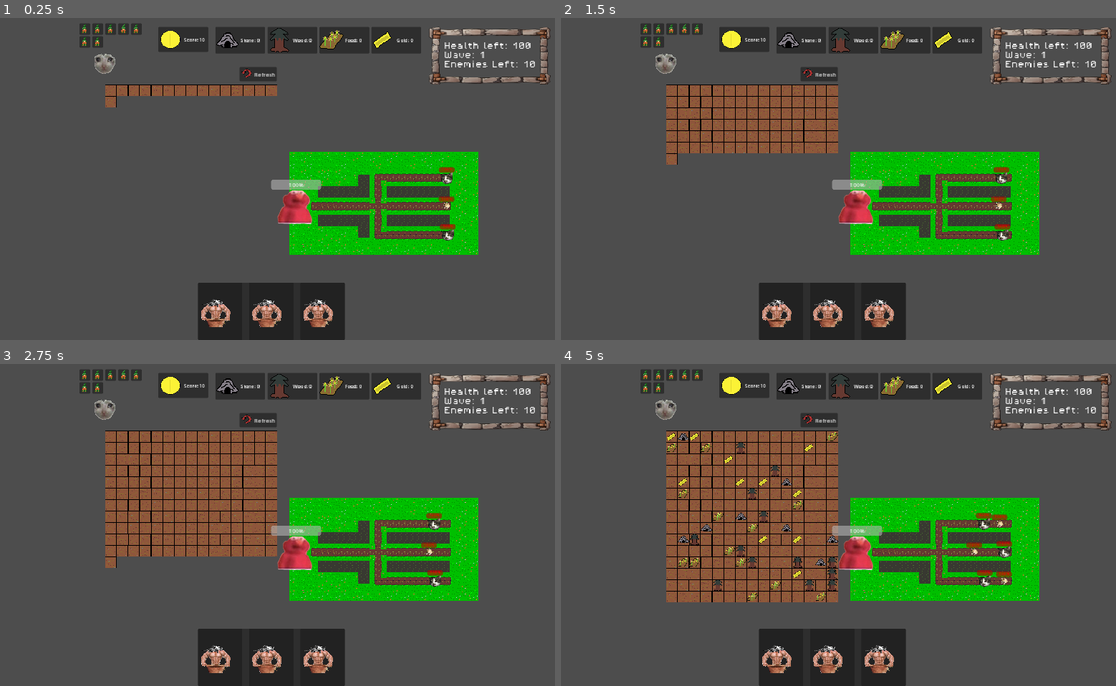
Above: before the commit, frames 1-4 (two rows, left to right).
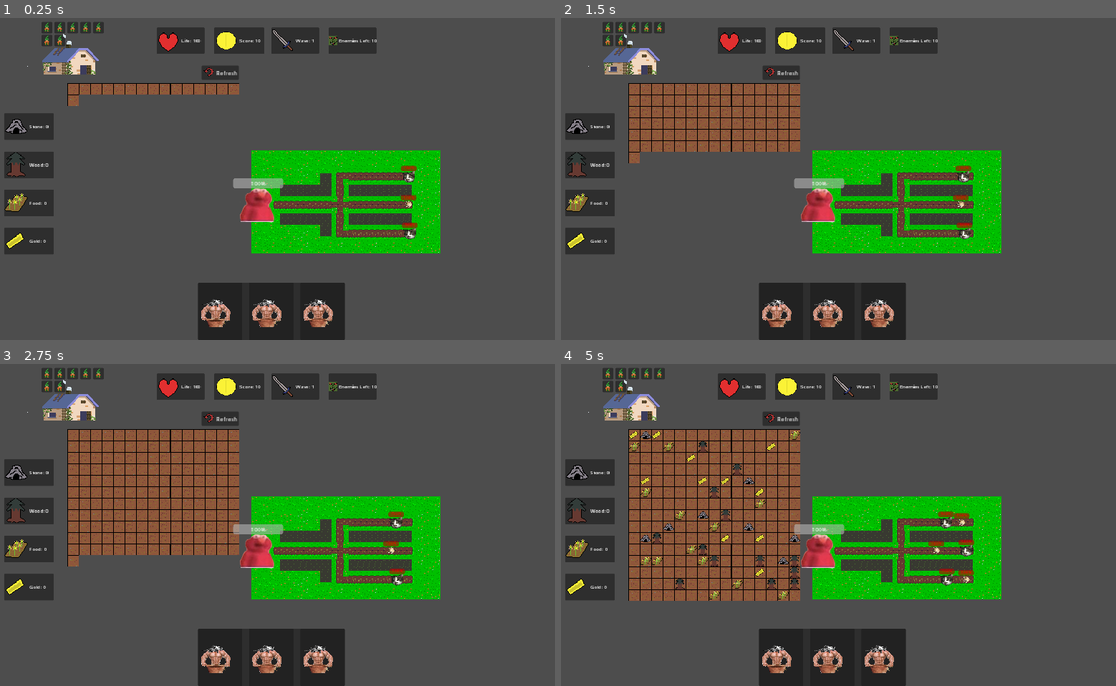
Above: after the commit, the same moments.

Repository: ConstantinBalan/2D_TowerDefense
Game: Godot game, scene res://Scenes/Levels/PlayableLevels/level1.tscn
The game is run twice, just before and just after one commit, with the same random seed, the same clock (stepped at 60 frames per second) and the same inputs. This scene is started directly instead of the project's main scene.
Inputs (mouse positions are in pixels of both pictures, inside the frame that each line leads up to):
- Up to frame 1 (0.25 s): no input
- Up to frame 2 (1.5 s): tap Enter (ui_accept) at 0.5, 0.77 s; move the mouse to (960, 162) at 0.52 s; hold D (MoveRight) 0.53-1.25 s; click (960, 162) at 0.67 s; drag from (716, 195) to (855, 207) at 1.27 s
- Up to frame 3 (2.75 s): move the mouse to (327, 454) at 2.02 s; hold D (MoveRight) from 2.03 s (still down)
- Up to frame 4 (5 s): release D (MoveRight) at 2.75 s; drag from (805, 589) to (660, 476) at 2.77 s; move the mouse to (1005, 573) at 3.52 s; hold A (MoveLeft) 3.53-4.25 s; tap Enter (ui_accept) at 3.77 s; drag from (660, 476) to (855, 553) at 4.27 s

The runs differ from the first frame. In frame 1, 18% of the frame differs, in the area x 0-100%, y 1-74%; in frame 2, 22%; in frame 3, 26%; in frame 4, 29%.

Commit message:
Added resource UI and gatherer animations

Diff:
--- a/Scenes/Levels/PlayableLevels/level1.tscn
+++ b/Scenes/Levels/PlayableLevels/level1.tscn
@@ -1,10 +1,13 @@
-[gd_scene load_steps=23 format=3 uid="uid://didfb68gd710c"]
+[gd_scene load_steps=26 format=3 uid="uid://didfb68gd710c"]
 
 [ext_resource type="Script" path="res://Scripts/game.gd" id="1_vv1fx"]
 [ext_resource type="Texture2D" uid="uid://ctwwi2rat0lag" path="res://Assets/coin.png" id="2_81lmw"]
+[ext_resource type="Texture2D" uid="uid://cwe2dfoiocykc" path="res://Assets/heart.png" id="3_2i8sw"]
 [ext_resource type="Theme" uid="uid://eo2yt6tnyxbn" path="res://Themes/UI_Theme.tres" id="3_ykl4f"]
 [ext_resource type="PackedScene" uid="uid://do1jb8s08qoeo" path="res://Scenes/UI/BuildTowerButton.tscn" id="4_07sth"]
+[ext_resource type="Texture2D" uid="uid://cdb2r7kly8gfq" path="res://Assets/sword.png" id="4_lj0tw"]
 [ext_resource type="PackedScene" uid="uid://ge5q21mo0e6p" path="res://Scenes/UI/pause_menu.tscn" id="5_ks13e"]
+[ext_resource type="Texture2D" uid="uid://uy2cnuntuyhm" path="res://Assets/enemies.png" id="5_yr2kl"]
 [ext_resource type="Texture2D" uid="uid://brfip5pr3myj5" path="res://Assets/grass_spritesheet.png" id="6_1l28y"]
 [ext_resource type="Texture2D" uid="uid://gx3vpcn0p7d6" path="res://Assets/Resourcetilemap.png" id="6_vhkig"]
 [ext_resource type="PackedScene" uid="uid://cqrbxh3rh0crp" path="res://Scenes/home_base.tscn" id="7_w246s"]
@@ -128,14 +131,52 @@
 
 [node name="GameUI" type="CanvasLayer" parent="."]
 
+[node name="LifeContainer" type="PanelContainer" parent="GameUI"]
+anchors_preset = -1
+anchor_left = 0.202
+anchor_right = 0.202
+offset_left = 188.16
+offset_top = 32.0
+offset_right = 348.16
+offset_bottom = 120.0
+grow_horizontal = 2
+size_flags_horizontal = 4
+
+[node name="HBoxContainer" type="HBoxContainer" parent="GameUI/LifeContainer"]
+layout_mode = 2
+
+[node name="VBoxContainer" type="VBoxContainer" parent="GameUI/LifeContainer/HBoxContainer"]
+layout_mode = 2
+size_flags_horizontal = 3
+
+[node name="Control" type="Control" parent="GameUI/LifeContainer/HBoxContainer/VBoxContainer"]
+layout_mode = 2
+size_flags_vertical = 3
+
+[node name="LifeImage" type="TextureRect" parent="GameUI/LifeContainer/HBoxContainer/VBoxContainer"]
+layout_mode = 2
+texture = ExtResource("3_2i8sw")
+expand_mode = 4
+
+[node name="Control2" type="Control" parent="GameUI/LifeContainer/HBoxContainer/VBoxContainer"]
+layout_mode = 2
+size_flags_vertical = 3
+
+[node name="LifeAmountLabel" type="Label" parent="GameUI/LifeContainer/HBoxContainer"]
+unique_name_in_owner = true
+layout_mode = 2
+size_flags_horizontal = 3
+text = "Life:"
+vertical_alignment = 1
+
 [node name="CoinContainer" type="PanelContainer" parent="GameUI"]
 anchors_preset = -1
 anchor_left = 0.202
 anchor_right = 0.202
-offset_left = 193.16
-offset_top = 30.0
-offset_right = 360.16
-offset_bottom = 114.0
+offset_left = 380.16
+offset_top = 32.0
+offset_right = 548.16
+offset_bottom = 120.0
 grow_horizontal = 2
 size_flags_horizontal = 4
 
@@ -165,53 +206,130 @@
 text = "Coins:"
 vertical_alignment = 1
 
-[node name="StoneContainer" type="PanelContainer" parent="GameUI"]
+[node name="WaveContainer" type="PanelContainer" parent="GameUI"]
 anchors_preset = -1
 anchor_left = 0.202
 anchor_right = 0.202
-offset_left = 384.16
-offset_top = 30.0
-offset_right = 551.16
-offset_bottom = 114.0
+offset_left = 572.16
+offset_top = 32.0
+offset_right = 732.16
+offset_bottom = 120.0
 grow_horizontal = 2
 size_flags_horizontal = 4
 
-[node name="HBoxContainer" type="HBoxContainer" parent="GameUI/StoneContainer"]
-layout_mode = 2
-
-[node name="VBoxContainer" type="VBoxContainer" parent="GameUI/StoneContainer/HBoxContainer"]
-layout_mode = 2
-size_flags_horizontal = 3
-
-[node name="Control" type="Control" parent="GameUI/StoneContainer/HBoxContainer/VBoxContainer"]
-layout_mode = 2
-size_flags_vertical = 3
-
-[node name="StoneImage" type="TextureRect" parent="GameUI/StoneContainer/HBoxContainer/VBoxContainer"]
-layout_mode = 2
-texture = SubResource("AtlasTexture_s341g")
+[node name="HBoxContainer" type="HBoxContainer" parent="GameUI/WaveContainer"]
+layout_mode = 2
+
+[node name="VBoxContainer" type="VBoxContainer" parent="GameUI/WaveContainer/HBoxContainer"]
+layout_mode = 2
+size_flags_horizontal = 3
+
+[node name="Control" type="Control" parent="GameUI/WaveContainer/HBoxContainer/VBoxContainer"]
+layout_mode = 2
+size_flags_vertical = 3
+
+[node name="WaveImage" type="TextureRect" parent="GameUI/WaveContainer/HBoxContainer/VBoxContainer"]
+layout_mode = 2
+texture = ExtResource("4_lj0tw")
 expand_mode = 4
 
-[node name="Control2" type="Control" parent="GameUI/StoneContainer/HBoxContainer/VBoxContainer"]
-layout_mode = 2
-size_flags_vertical = 3
-
-[node name="StoneAmountLabel" type="Label" parent="GameUI/StoneContainer/HBoxContainer"]
-unique_name_in_owner = true
-layout_mode = 2
-size_flags_horizontal = 3
-text = "Stone:"
-vertical_alignment = 1
-
-[node name="WoodContainer" type="PanelContainer" parent="GameUI"]
+[node name="Control2" type="Control" parent="GameUI/WaveContainer/HBoxContainer/VBoxContainer"]
+layout_mode = 2
+size_flags_vertical = 3
+
+[node name="WaveAmountLabel" type="Label" parent="GameUI/WaveContainer/HBoxContainer"]
+unique_name_in_owner = true
+layout_mode = 2
+size_flags_horizontal = 3
+text = "Waves:"
+vertical_alignment = 1
+
+[node name="EnemiesLeftContainer" type="PanelContainer" parent="GameUI"]
 anchors_preset = -1
 anchor_left = 0.202
 anchor_right = 0.202
-offset_left = 559.16
-offset_top = 30.0
-offset_right = 726.16
-offset_bottom = 119.0
+offset_left = 764.16
+offset_top = 32.0
+offset_right = 924.16
+offset_bottom = 120.0
 grow_horizontal = 2
+size_flags_horizontal = 4
+
+[node name="HBoxContainer" type="HBoxContainer" parent="GameUI/EnemiesLeftContainer"]
+layout_mode = 2
+
+[node name="VBoxContainer" type="VBoxContainer" parent="GameUI/EnemiesLeftContainer/HBoxContainer"]
+layout_mode = 2
+size_flags_horizontal = 3
+
+[node name="Control" type="Control" parent="GameUI/EnemiesLeftContainer/HBoxContainer/VBoxContainer"]
+layout_mode = 2
+size_flags_vertical = 3
+
+[node name="EnemiesLeftImage" type="TextureRect" parent="GameUI/EnemiesLeftContainer/HBoxContainer/VBoxContainer"]
+layout_mode = 2
+texture = ExtResource("5_yr2kl")
+expand_mode = 4
+
+[node name="Control2" type="Control" parent="GameUI/EnemiesLeftContainer/HBoxContainer/VBoxContainer"]
+layout_mode = 2
+size_flags_vertical = 3
+
+[node name="EnemiesLeftAmountLabel" type="Label" parent="GameUI/EnemiesLeftContainer/HBoxContainer"]
+unique_name_in_owner = true
+layout_mode = 2
+size_flags_horizontal = 3
+text = "Enemies
+Left:"
+vertical_alignment = 1
+
+[node name="StoneContainer" type="PanelContainer" parent="GameUI"]
+anchors_preset = 4
+anchor_top = 0.5
+anchor_bottom = 0.5
+offset_left = 64.0
+offset_top = -220.0
+offset_right = 231.0
+offset_bottom = -131.0
+grow_vertical = 2
+size_flags_horizontal = 4
+
+[node name="HBoxContainer" type="HBoxContainer" parent="GameUI/StoneContainer"]
+layout_mode = 2
+
+[node name="VBoxContainer" type="VBoxContainer" parent="GameUI/StoneContainer/HBoxContainer"]
+layout_mode = 2
+size_flags_horizontal = 3
+
+[node name="Control" type="Control" parent="GameUI/StoneContainer/HBoxContainer/VBoxContainer"]
+layout_mode = 2
+size_flags_vertical = 3
+
+[node name="StoneImage" type="TextureRect" parent="GameUI/StoneContainer/HBoxContainer/VBoxContainer"]
+layout_mode = 2
+texture = SubResource("AtlasTexture_s341g")
+expand_mode = 4
+
+[node name="Control2" type="Control" parent="GameUI/StoneContainer/HBoxContainer/VBoxContainer"]
+layout_mode = 2
+size_flags_vertical = 3
+
+[node name="StoneAmountLabel" type="Label" parent="GameUI/StoneContainer/HBoxContainer"]
+unique_name_in_owner = true
+layout_mode = 2
+size_flags_horizontal = 3
+text = "Stone:"
+vertical_alignment = 1
+
+[node name="WoodContainer" type="PanelContainer" parent="GameUI"]
+anchors_preset = 4
+anchor_top = 0.5
+anchor_bottom = 0.5
+offset_left = 64.0
+offset_top = -92.0
+offset_right = 231.0
+offset_bottom = -3.0
+grow_vertical = 2
 size_flags_horizontal = 4
 
 [node name="HBoxContainer" type="HBoxContainer" parent="GameUI/WoodContainer"]
@@ -242,14 +360,14 @@
 vertical_alignment = 1
 
 [node name="FoodContainer" type="PanelContainer" parent="GameUI"]
-anchors_preset = -1
-anchor_left = 0.202
-anchor_right = 0.202
-offset_left = 733.16
-offset_top = 30.0
-offset_right = 900.16
-offset_bottom = 119.0
-grow_horizontal = 2
+anchors_preset = 4
+anchor_top = 0.5
+anchor_bottom = 0.5
+offset_left = 64.0
+offset_top = 36.0
+offset_right = 231.0
+offset_bottom = 125.0
+grow_vertical = 2
 size_flags_horizontal = 4
 
 [node name="HBoxContainer" type="HBoxContainer" parent="GameUI/FoodContainer"]
@@ -280,14 +398,14 @@
 vertical_alignment = 1
 
 [node name="GoldContainer" type="PanelContainer" parent="GameUI"]
-anchors_preset = -1
-anchor_left = 0.202
-anchor_right = 0.202
-offset_left = 907.16
-offset_top = 30.0
-offset_right = 1074.16
-offset_bottom = 119.0
-grow_horizontal = 2
+anchors_preset = 4
+anchor_top = 0.5
+anchor_bottom = 0.5
+offset_left = 64.0
+offset_top = 164.0
+offset_right = 231.0
+offset_bottom = 253.0
+grow_vertical = 2
 size_flags_horizontal = 4
 
 [node name="HBoxContainer" type="HBoxContainer" parent="GameUI/GoldContainer"]
@@ -318,6 +436,7 @@
 vertical_alignment = 1
 
 [node name="GameInfoContainer" type="PanelContainer" parent="GameUI"]
+visible = false
 anchors_preset = 1
 anchor_left = 1.0
 anchor_right = 1.0
@@ -509,16 +628,16 @@
 [node name="Towers" type="Node2D" parent="."]
 
 [node name="Camera2D" type="Camera2D" parent="."]
-position = Vector2(-274, -84)
+position = Vector2(-168, -80)
 zoom = Vector2(1.2, 1.2)
 
 [connection signal="died_to_base" from="HomeBase" to="." method="decrement_enemies_left"]
+[connection signal="enemy_died" from="Paths/TopPath" to="." method="decrement_enemies_left"]
 [connection signal="enemy_died" from="Paths/TopPath" to="." method="on_enemy_died"]
-[connection signal="enemy_died" from="Paths/TopPath" to="." method="decrement_enemies_left"]
 [connection signal="enemy_spawned" from="Paths/TopPath" to="." method="add_to_spawned_wave"]
+[connection signal="enemy_died" from="Paths/BottomPath" to="." method="decrement_enemies_left"]
 [connection signal="enemy_died" from="Paths/BottomPath" to="." method="on_enemy_died"]
-[connection signal="enemy_died" from="Paths/BottomPath" to="." method="decrement_enemies_left"]
 [connection signal="enemy_spawned" from="Paths/BottomPath" to="." method="add_to_spawned_wave"]
+[connection signal="enemy_died" from="Paths/MiddlePath" to="." method="decrement_enemies_left"]
 [connection signal="enemy_died" from="Paths/MiddlePath" to="." method="on_enemy_died"]
-[connection signal="enemy_died" from="Paths/MiddlePath" to="." method="decrement_enemies_left"]
 [connection signal="enemy_spawned" from="Paths/MiddlePath" to="." method="add_to_spawned_wave"]
--- a/Scenes/ResourceGenerator.tscn
+++ b/Scenes/ResourceGenerator.tscn
@@ -2,7 +2,7 @@
 
 [ext_resource type="Script" path="res://Scripts/ResourceGenScripts/resource_generator.gd" id="1_x1bb7"]
 [ext_resource type="Texture2D" uid="uid://gx3vpcn0p7d6" path="res://Assets/Resourcetilemap.png" id="2_pvble"]
-[ext_resource type="Texture2D" uid="uid://bl02t3tbq4fxg" path="res://Assets/sadcat.png" id="3_uw2ox"]
+[ext_resource type="Texture2D" uid="uid://v27t05gfxewo" path="res://Assets/gatherer_house.png" id="3_dli1c"]
 
 [sub_resource type="TileSetAtlasSource" id="TileSetAtlasSource_hqckm"]
 texture = ExtResource("2_pvble")
@@ -41,5 +41,5 @@
 position = Vector2(0, -60)
 
 [node name="Sprite2D" type="Sprite2D" parent="GatherersHome"]
-scale = Vector2(0.0809524, 0.0922693)
-texture = ExtResource("3_uw2ox")
+scale = Vector2(1.91935, 2.08065)
+texture = ExtResource("3_dli1c")
--- a/Scenes/gatherer.tscn
+++ b/Scenes/gatherer.tscn
@@ -6,21 +6,33 @@
 [sub_resource type="CapsuleShape2D" id="CapsuleShape2D_6nft6"]
 radius = 8.0
 
-[sub_resource type="Animation" id="Animation_7web8"]
-resource_name = "Walk"
-length = 0.6
+[sub_resource type="Animation" id="Animation_asb0j"]
+resource_name = "Gather"
+length = 0.5
 loop_mode = 1
 tracks/0/type = "value"
 tracks/0/imported = false
 tracks/0/enabled = true
-tracks/0/path = NodePath("Sprite2D:scale")
-tracks/0/interp = 2
+tracks/0/path = NodePath("Sprite2D:position")
+tracks/0/interp = 1
 tracks/0/loop_wrap = true
 tracks/0/keys = {
-"times": PackedFloat32Array(0, 0.3, 0.6),
-"transitions": PackedFloat32Array(1, 1, 1),
+"times": PackedFloat32Array(0, 0.1, 0.2, 0.3, 0.4, 0.5),
+"transitions": PackedFloat32Array(1, 1, 1, 1, 1, 1),
 "update": 0,
-"values": [Vector2(1, 1), Vector2(1.5, 0.5), Vector2(1, 1)]
+"values": [Vector2(0, 0), Vector2(2, -2), Vector2(-2, 2), Vector2(-2, -2), Vector2(2, 2), Vector2(0, 0)]
+}
+tracks/1/type = "value"
+tracks/1/imported = false
+tracks/1/enabled = true
+tracks/1/path = NodePath("Sprite2D:scale")
+tracks/1/interp = 1
+tracks/1/loop_wrap = true
+tracks/1/keys = {
+"times": PackedFloat32Array(0, 0.5),
+"transitions": PackedFloat32Array(1, 1),
+"update": 0,
+"values": [Vector2(1, 1), Vector2(1, 1)]
 }
 
 [sub_resource type="Animation" id="Animation_wkmem"]
@@ -50,21 +62,21 @@
 "values": [Vector2(0, 0)]
 }
 
-[sub_resource type="Animation" id="Animation_asb0j"]
-resource_name = "Gather"
-length = 0.5
+[sub_resource type="Animation" id="Animation_7web8"]
+resource_name = "Walk"
+length = 0.6
 loop_mode = 1
 tracks/0/type = "value"
 tracks/0/imported = false
 tracks/0/enabled = true
-tracks/0/path = NodePath("Sprite2D:position")
-tracks/0/interp = 1
+tracks/0/path = NodePath("Sprite2D:scale")
+tracks/0/interp = 2
 tracks/0/loop_wrap = true
 tracks/0/keys = {
-"times": PackedFloat32Array(0, 0.1, 0.2, 0.3, 0.4, 0.5),
-"transitions": PackedFloat32Array(1, 1, 1, 1, 1, 1),
+"times": PackedFloat32Array(0, 0.3, 0.6),
+"transitions": PackedFloat32Array(1, 1, 1),
 "update": 0,
-"values": [Vector2(0, 0), Vector2(2, -2), Vector2(-2, 2), Vector2(-2, -2), Vector2(2, 2), Vector2(0, 0)]
+"values": [Vector2(1, 1), Vector2(1.5, 0.5), Vector2(1, 1)]
 }
 
 [sub_resource type="AnimationLibrary" id="AnimationLibrary_qghqr"]
--- a/Scripts/game.gd
+++ b/Scripts/game.gd
@@ -5,6 +5,9 @@
 @onready var wave_label = %WaveLabel
 @onready var enemies_left_label = %EnemiesLeftLabel
 @onready var coin_amount_label = %CoinAmountLabel
+@onready var wave_amount_label = %WaveAmountLabel
+@onready var enemies_left_amount_label = %EnemiesLeftAmountLabel
+@onready var life_amount_label = %LifeAmountLabel
 @onready var stone_amount_label = %StoneAmountLabel
 @onready var wood_amount_label = %WoodAmountLabel
 @onready var food_amount_label = %FoodAmountLabel
@@ -87,14 +90,14 @@
 	toggle_pause()
 
 func _update_labels():
-	base_life_label.text = "Health left: " + str(home_base.health)
+	life_amount_label.text = "Life: " + str(home_base.health)
 	coin_amount_label.text = "Score: " + str(cur_level_coins)
 	stone_amount_label.text = "Stone: " + str(resource_gen.resource_totals["stone"])
 	wood_amount_label.text = "Wood: " + str(resource_gen.resource_totals["wood"])
 	food_amount_label.text = "Food: " + str(resource_gen.resource_totals["food"])
 	gold_amount_label.text = "Gold: " + str(resource_gen.resource_totals["gold"])
-	wave_label.text = "Wave: " + str(cur_level_wave)
-	enemies_left_label.text = "Enemies Left: " + str(enemies_left_for_wave)
+	wave_amount_label.text = "Wave: " + str(cur_level_wave)
+	enemies_left_amount_label.text = "Enemies Left: " + str(enemies_left_for_wave)
 
 func _game_over():
 	print("game over")
Binary file added: Assets/enemies.png
Not shown, added: Assets/enemies.png.import
Binary file added: Assets/gatherer_house.png
Not shown, added: Assets/gatherer_house.png.import
Binary file added: Assets/heart.png
Not shown, added: Assets/heart.png.import
Binary file added: Assets/sword.png
Not shown, added: Assets/sword.png.import
